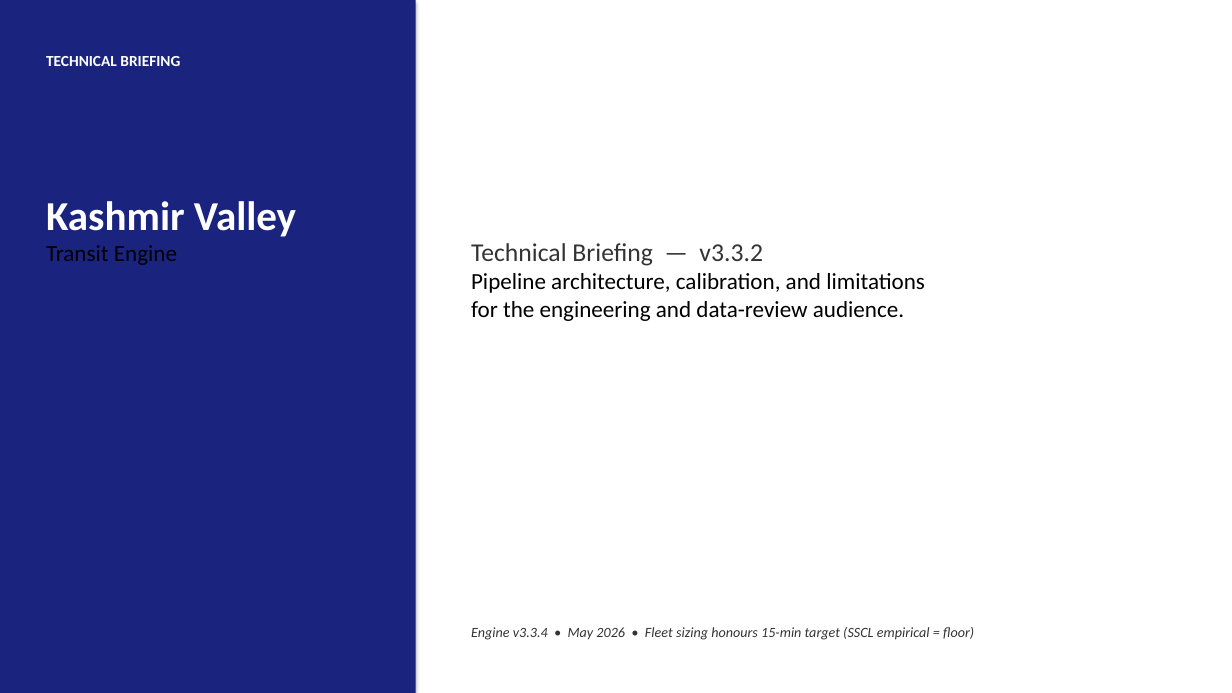
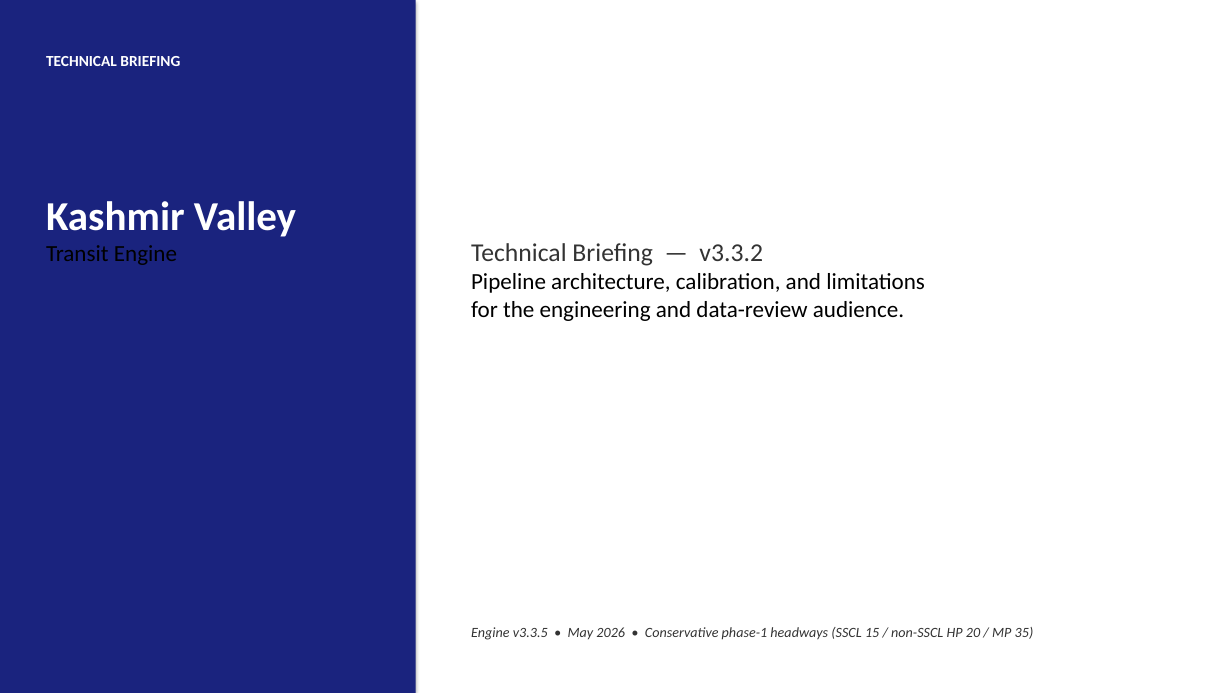
Before and after one commit to Princu-Babu/kashmir-transit-rationalisation, a slide deck: slide 1 of Kashmir_Transit_Technical_Briefing.pptx. Drawn at 1232x693 pixels with LibreOffice and Linux fonts; fonts in the diff are those of the drawing. Boxes give left, top, right and bottom in pixels: in the first picture for what was removed or moved away, otherwise in the second. Text is boxed around its words. In the diff, an @@ line names an element or a change of style, - is before the commit and + after.

Commit message:
v3.3.5: conservative phase-1 headways (HP 15->20, MP 30->35)
After v3.3.4 the fleet recommendation came in at 1,113 (+85% over current
Srinagar operations ~600 buses). Reality-checked against Indian peer
cities (Chandigarh CTU at 1M residents runs 15-min headway on only a
handful of routes; most peer cities target 20-30 min on trunks). v3.3.4's
15-min on 130 trunks was ambitious as a Year-1 plan.

v3.3.5 rebalances to a defensible phase-1:
  HEADWAY_HP_MIN  15 -> 20   (non-SSCL trunks; matches BMTC Volvo / Chandigarh)
  HEADWAY_MP_MIN  30 -> 35   (closer to peer feeder norms)
  HEADWAY_LP_MIN  60         (unchanged)
  SSCL_TRUNK_HEADWAY_MIN 15  (unchanged — this is SSCL's published target)

Outcome:
  Total fleet           : 1,113 -> 988  (-125, -11%)
  HPV / MPV / LPV       : 138 / 730 / 120
  Buses per 1000 (1.66M): 0.67 -> 0.60   (Chandigarh peer)
  Expansion vs current  : +85% -> +65%   (more politically palatable)
  Red_Overload          : 0    (unchanged)
  QC checks             : 8/8  (unchanged)
  Active routes         : 207  (unchanged)
  Tourist corridors     : 69   (unchanged)

Headway distribution across 207 active routes:
  45 routes @ 15 min (SSCL)
  85 routes @ 20 min (non-SSCL trunks)
  50 routes @ 35 min (MP feeders)
  4 routes  @ 45 min (social-flag LP -> MP promoted)
  23 routes @ 60 min (LP lifelines)

A future "phase-2 aspirational" run can revert to v3.3.4's 15/30 min
headways for the long-term ambition. README has the comparison table.

Briefing decks regenerated. Dashboard sync follows in the dashboard repo.

```diff
--- a/Kashmir_Transit_Technical_Briefing.pptx
+++ b/Kashmir_Transit_Technical_Briefing.pptx
@@ text at (471, 627, 1034, 640): text changed @@
-Engine v3.3.4 • May 2026 • Fleet sizing honours 15-min target (SSCL empirical = floor)
+Engine v3.3.5 • May 2026 • Conservative phase-1 headways (SSCL 15 / non-SSCL HP 20 / MP 35)
```
Also in this commit, not shown: 3 other slides changed, 5 other files.
